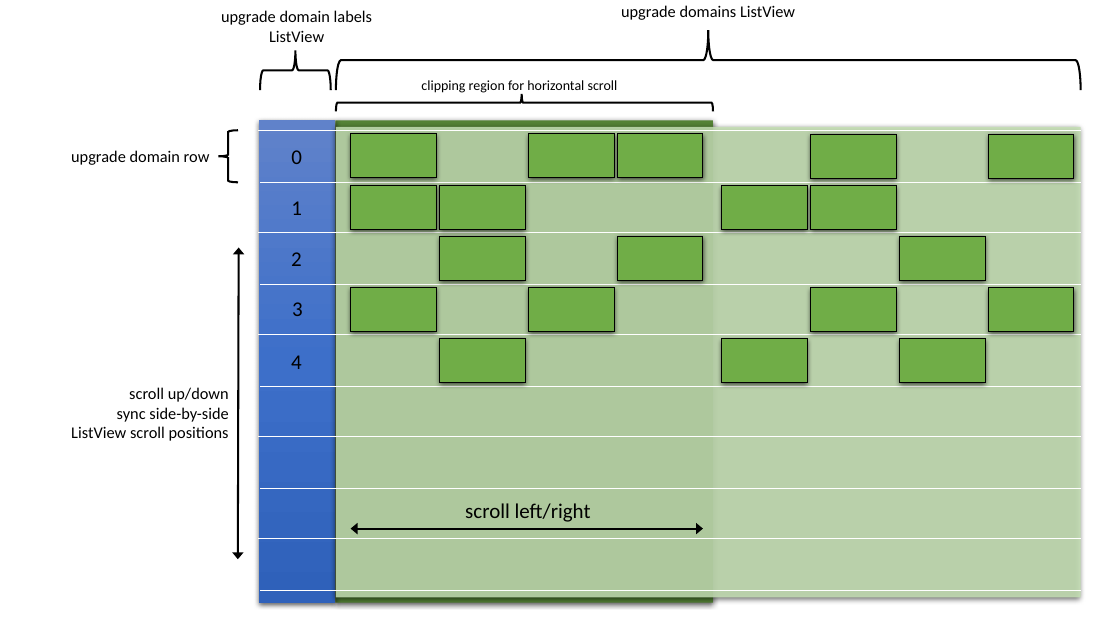
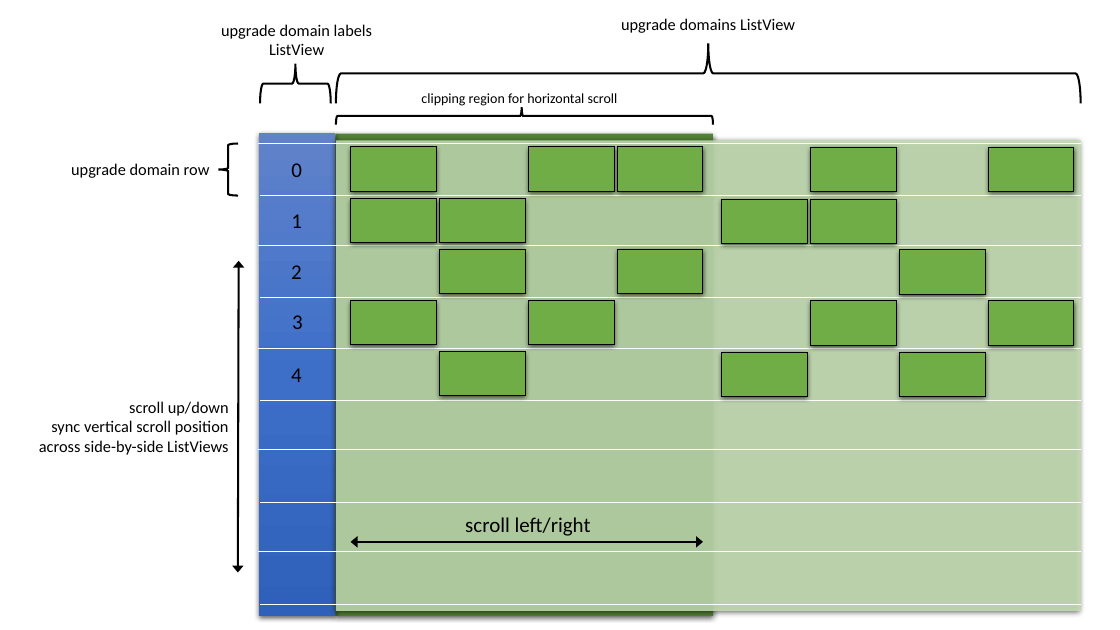
Before and after one commit to danvanderboom/Orleans.MobileDashboard, a slide deck: slide 4 of Design/ClusterMapView.pptx (slide 3 before the commit). Drawn at 1120x630 pixels with LibreOffice and Linux fonts; fonts in the diff are those of the drawing. Boxes give left, top, right and bottom in pixels: in the first picture for what was removed or moved away, otherwise in the second. Text is boxed around its words. In the diff, an @@ line names an element or a change of style, - is before the commit and + after.

```diff
--- a/Design/ClusterMapView.pptx
+++ b/Design/ClusterMapView.pptx
@@ left brace: place and size @@
-left brace at bbox=[260, 51, 331, 90]
+left brace at bbox=[260, 63, 331, 103]
@@ 22 rectangles, 10 texts, 10 lines, 3 left braces, 1 double arrow: place and size @@
-22 rectangles, 10 texts, 10 lines, 3 left braces, 1 double arrow at bbox=[71, 5, 1081, 603]
+22 rectangles, 10 texts, 10 lines, 3 left braces, 1 double arrow at bbox=[71, 18, 1081, 616]
@@ double arrow moved from (239, 248) - (238, 560) to (239, 260) - (238, 573) @@
@@ text "scroll up/down": place and size @@
-text "scroll up/down" at bbox=[71, 387, 229, 441]
+text "scroll up/down" at bbox=[39, 401, 229, 455]
@@ text at bbox=[39, 420, 229, 455]: text changed @@
-sync side-by-side
-ListView scroll positions
+sync vertical scroll position
+across side-by-side ListViews
```
Also in this commit, not shown: 3 other files.
